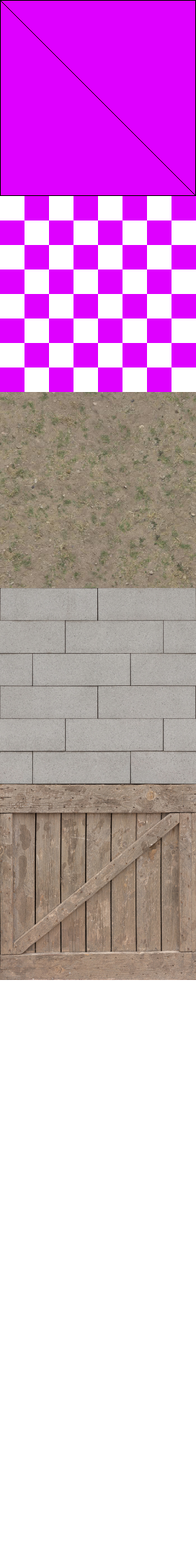
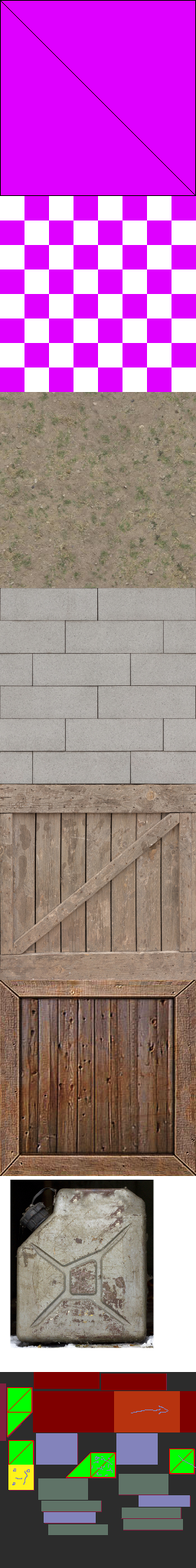
Two versions of the same layered image (196×1568). Layer-by-layer changes:
added layer "player.bmp" above "container.png" over [0, 1372, 196, 1568]
added layer "container.png" above "crate - Kopie.jpg" over [9, 1179, 154, 1349]
added layer "crate - Kopie.jpg" above "Eingefügte Ebene" over [0, 980, 196, 1176]
